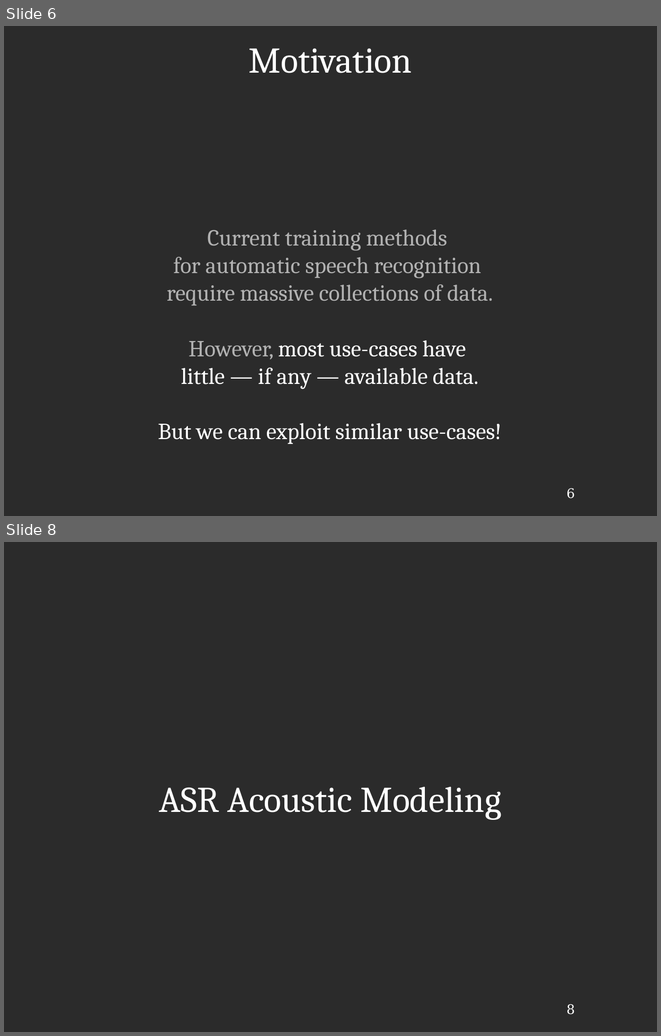
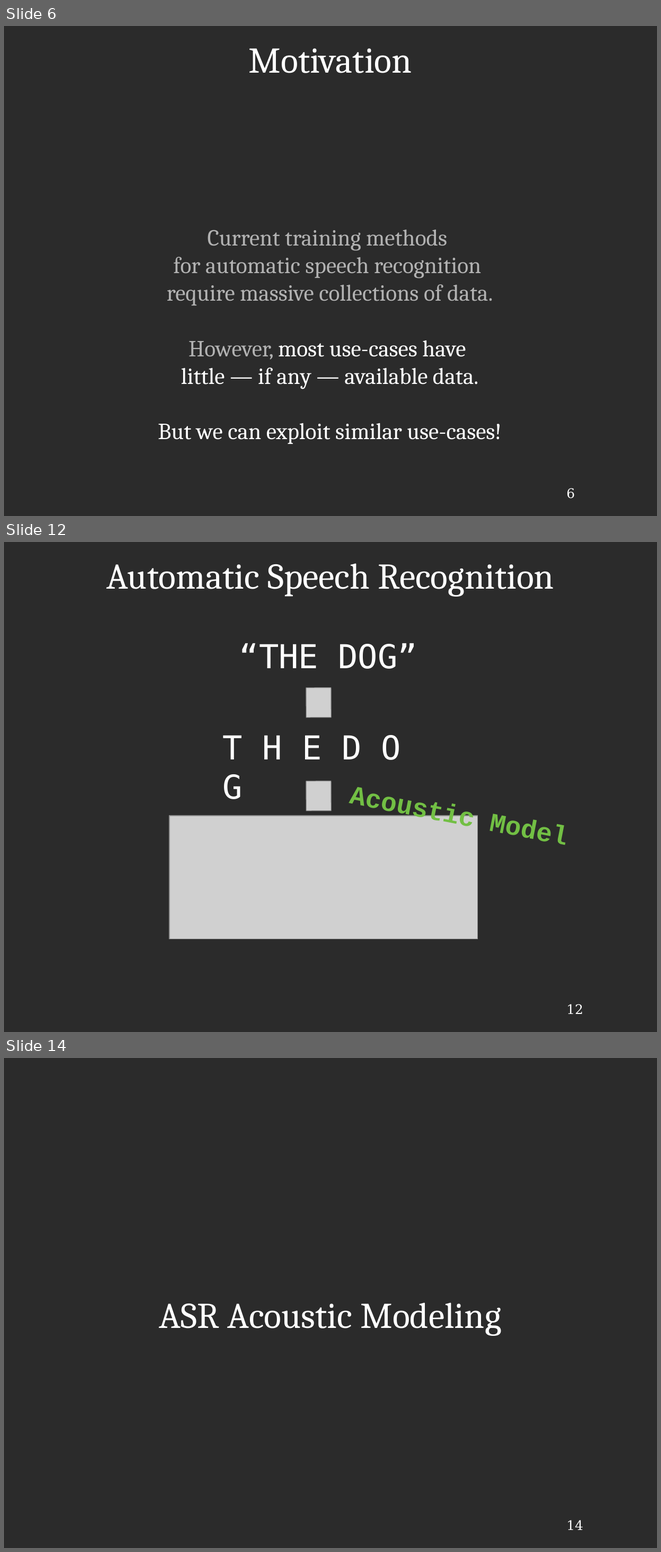
Before and after one commit to JRMeyer/defense, a slide deck: defense.odp. Shown one above the other, each under a label of ours: slides 6 and 8 before the commit, slides 6, 12 and 14 after it; the slides between them are not shown. The pictures are 661x1036 and 661x1552 pixels, drawn with LibreOffice and Linux fonts; fonts in the diff are those of the drawing; grey boxes stand for pictures; background and template pictures are left out; a plain dark background stands for a picture behind light text. Boxes give left, top, right and bottom in pixels: in the first picture for what was removed or moved away, otherwise in the second. Text is boxed around its words. In the diff, an @@ line names an element or a change of style, - is before the commit and + after.

```diff
--- a/defense.odp
+++ b/defense.odp
@@ slide 12 added at [4, 542, 657, 1032], background picture (left out); not listed: 1 template element that a slide beside it also shows @@
@@ title added at [106, 563, 554, 597], 44 pt, text #FFFFFF @@
+Automatic Speech Recognition
@@ text added at [239, 643, 417, 669], 40 pt, text #FFFFFF @@
+“THE DOG”
@@ picture added at [306, 688, 331, 717] @@
@@ text added at [223, 735, 401, 799], 40 pt, text #FFFFFF @@
+T H E D O G
@@ text added at [324, 774, 581, 946], 32 pt, text #72BF44, bold @@
+Acoustic Model
@@ picture added at [306, 780, 331, 811] @@
@@ picture added at [169, 816, 478, 939] @@
@@ what was slide 8 is now slide 14 @@
@@ page number at [566, 1520, 583, 1530]: text changed @@
-8
+14
```
Also in this commit, not shown: 23 slides changed, 13 other slides added, 1 slide removed, 4 other files.
